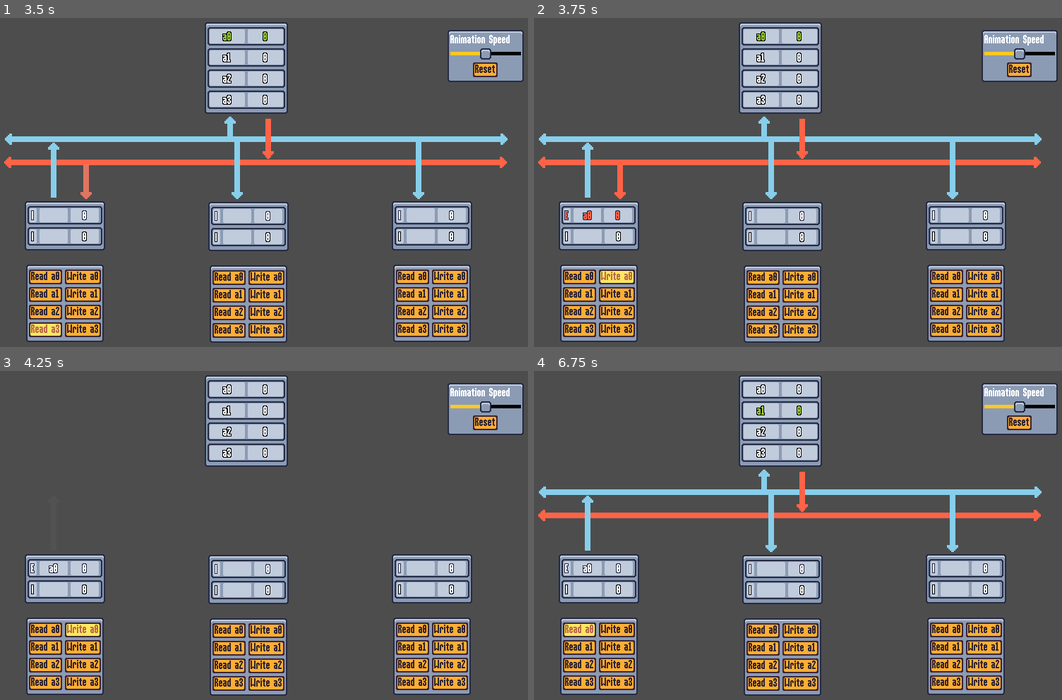
Above: before the commit, frames 1-4 (two rows, left to right).
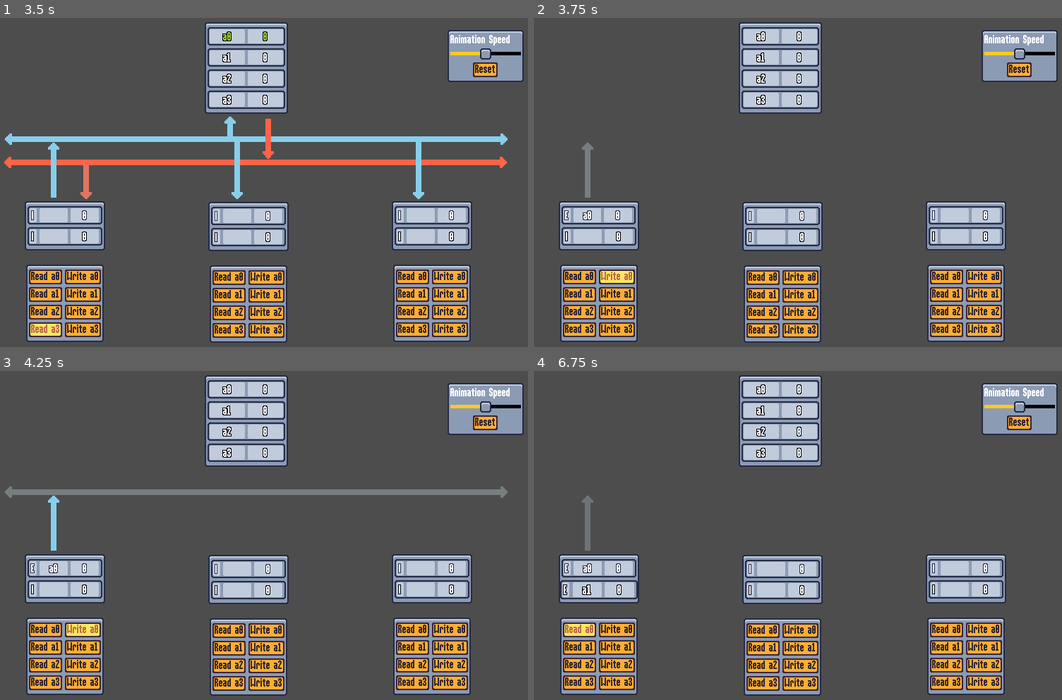
Above: after the commit, the same moments.

Repository: masoud-ata/MESImulator
Game: Godot game, scene res://scenes/program.tscn
The game is run twice, just before and just after one commit, with the same random seed, the same clock (stepped at 60 frames per second) and the same inputs.
Inputs:
- Up to frame 1 (3.5 s): click "Read a0" at 0.5 s; click "Read a1" at 1.25 s; click "Read a2" at 2 s; click "Read a3" at 2.75 s
- Up to frame 2 (3.75 s): click "Write a0" at 3.5 s
- Up to frame 3 (4.25 s): no input
- Up to frame 4 (6.75 s): click "Write a1" at 4.25 s; click "Write a2" at 5 s; click "Write a3" at 5.75 s; click "Read a0" at 6.5 s

Frame 1 is identical in both runs. In frame 2, 4.2% of the frame differs, in the area x 0-97%, y 4-62%; in frame 3, 1.8%; in frame 4, 4.3%, in the area x 0-97%, y 10-70%.

Commit message:
make in-cache writes and reads more responsive visually more refactorings

Diff:
--- a/globals/signals.gd
+++ b/globals/signals.gd
@@ -14,7 +14,6 @@
 signal write_transaction_performed_in_cache(cpu_id: int, set_no: int, tag: int, data: int)
 signal read_transaction_performed_in_cache(cpu_id: int, set_no: int, tag: int, state: String)
 
-signal snoop_transaction_started_on_bus(cpu_id: int, mem_address: int)
 signal read_transaction_started_on_bus(cpu_id: int, mem_address: int)
 signal read_transaction_started_from_ram(cpu_id: int, mem_address: int)
 signal read_transaction_started_from_other_cache(other_cpu_id: int, cpu_id: int, mem_address: int, data: int)
--- a/scenes/cpu_ui.gd
+++ b/scenes/cpu_ui.gd
@@ -141,5 +141,3 @@
 	tween.tween_property(cache_line[set_no], "scale", animation_scale_factor, DEFAULT_ANIMATION_TIME)
 	tween.tween_property(cache_line[set_no], "scale", Vector2.ONE, DEFAULT_ANIMATION_TIME)\
 	.set_ease(Tween.EASE_OUT).set_trans(Tween.TRANS_BACK)
-	await tween.finished
-	await get_tree().create_timer(animation_time).timeout
--- a/scenes/system.gd
+++ b/scenes/system.gd
@@ -36,7 +36,7 @@
 	if (block_is_in_cache and block_is_invalid) or not block_is_in_cache:
 		await _snoop_read(cpu_id, mem_address)
 	elif block_is_in_cache and not block_is_invalid:
-		await _read_from_cache(cpu_id, set_no, tag)
+		_read_in_cache(cpu_id, set_no, tag)
 	else:
 		assert(false, "Should not happen!")
 
@@ -46,20 +46,14 @@
 func _handle_write(cpu_id: int, mem_address: int) -> void:
 	var tag = mem_address >> 1
 	var set_no = mem_address % 2
-
-	if caches[cpu_id].tag[set_no] == tag and \
-		(caches[cpu_id].status[set_no] == MesiStates.M or \
-		caches[cpu_id].status[set_no] == MesiStates.E):
-		Signals.all_new_transaction_started.emit()
-		caches[cpu_id].data[set_no] += 1
-		caches[cpu_id].status[set_no] = MesiStates.M
-		caches[cpu_id].tag[set_no] = tag
-		Signals.cache_state_updated.emit(cpu_id, set_no, tag, state_names[MesiStates.M])
-		Signals.write_transaction_performed_in_cache.emit(cpu_id, set_no, tag, caches[cpu_id].data[set_no])
-		await Signals.transaction_finished
+	var block_is_in_cache = caches[cpu_id].tag[set_no] == tag
+	var block_is_exclusive = caches[cpu_id].status[set_no] == MesiStates.E
+	var block_is_modified = caches[cpu_id].status[set_no] == MesiStates.M
+
+	if block_is_in_cache and (block_is_exclusive or block_is_modified):
+		await _write_in_cache(cpu_id, set_no, tag)
 	else:
-		Signals.all_new_transaction_started.emit()
-		await snoop_write(cpu_id, mem_address)
+		await _snoop_write(cpu_id, mem_address)
 
 	Signals.cpu_read_or_write_handled.emit()
 
@@ -72,11 +66,19 @@
 	ram[writeback_address] = caches[cpu_id].data[set_no]
 
 
-func _read_from_cache(cpu_id: int, set_no: int, tag: int) -> void:
+func _write_in_cache(cpu_id: int, set_no: int, tag: int) -> void:
+	Signals.all_new_transaction_started.emit()
+	caches[cpu_id].data[set_no] += 1
+	caches[cpu_id].status[set_no] = MesiStates.M
+	caches[cpu_id].tag[set_no] = tag
+	Signals.cache_state_updated.emit(cpu_id, set_no, tag, state_names[MesiStates.M])
+	Signals.write_transaction_performed_in_cache.emit(cpu_id, set_no, tag, caches[cpu_id].data[set_no])
+
+
+func _read_in_cache(cpu_id: int, set_no: int, tag: int) -> void:
 	Signals.all_new_transaction_started.emit()
 	var state = state_names[caches[cpu_id].status[set_no]]
 	Signals.read_transaction_performed_in_cache.emit(cpu_id, set_no, tag, state)
-	await Signals.transaction_finished
 
 
 func _read_from_ram(cpu_id: int, mem_address: int, state: MesiStates) -> void:
@@ -91,10 +93,8 @@
 	caches[cpu_id].tag[set_no] = tag
 	Signals.cache_state_updated.emit(cpu_id, set_no, tag, state_names[state])
 	Signals.write_transaction_performed_in_cache.emit(cpu_id, set_no, tag, ram_data)
-	await Signals.transaction_finished
 	if state != MesiStates.M:
 		Signals.read_transaction_performed_in_cache.emit(cpu_id, set_no, tag, state_names[state])
-		await Signals.transaction_finished
 
 
 func _snoop_read(cpu_id: int, mem_address: int) -> void:
@@ -125,7 +125,6 @@
 			caches[other_cache_id].status[set_no] = MesiStates.S
 			Signals.cache_state_updated.emit(other_cache_id, set_no, tag, state_names[MesiStates.S])
 			Signals.read_transaction_performed_in_cache.emit(other_cache_id, set_no, tag, state_names[MesiStates.S])
-			await Signals.transaction_finished
 			var other_cache_data = caches[other_cache_id].data[set_no]
 			Signals.read_transaction_started_from_other_cache.emit(other_cache_id, cpu_id, mem_address, other_cache_data)
 			await Signals.transaction_finished
@@ -135,9 +134,7 @@
 			ram[mem_address] = other_cache_data
 			Signals.cache_state_updated.emit(cpu_id, set_no, tag, state_names[MesiStates.S])
 			Signals.write_transaction_performed_in_cache.emit(cpu_id, set_no, tag, other_cache_data)
-			await Signals.transaction_finished
 			Signals.read_transaction_performed_in_cache.emit(cpu_id, set_no, tag, state_names[MesiStates.S])
-			await Signals.transaction_finished
 			handled = true
 			break
 
@@ -149,13 +146,15 @@
 		await _read_from_ram(cpu_id, mem_address, state)
 
 
-func snoop_write(cpu_id: int, mem_address: int) -> void:
+func _snoop_write(cpu_id: int, mem_address: int) -> void:
 	var tag = mem_address >> 1
 	var set_no = mem_address % 2
 
 	var block_is_in_cache = caches[cpu_id].tag[set_no] == tag
 	var block_is_exclusive_or_modified = caches[cpu_id].status[set_no] == MesiStates.E or \
 		caches[cpu_id].status[set_no] == MesiStates.M
+
+	Signals.all_new_transaction_started.emit()
 
 	if block_is_in_cache and block_is_exclusive_or_modified:
 		caches[cpu_id].tag[set_no] = tag
@@ -163,7 +162,6 @@
 		caches[cpu_id].status[set_no] = MesiStates.M
 		Signals.cache_state_updated.emit(cpu_id, set_no, tag, state_names[MesiStates.M])
 		Signals.write_transaction_performed_in_cache.emit(cpu_id, set_no, tag, caches[cpu_id].data[set_no])
-		await Signals.transaction_finished
 
 	elif block_is_in_cache and caches[cpu_id].status[set_no] == MesiStates.S:
 		var caches_to_be_invalidated = []
@@ -185,7 +183,6 @@
 		caches[cpu_id].status[set_no] = MesiStates.M
 		Signals.cache_state_updated.emit(cpu_id, set_no, tag, state_names[MesiStates.M])
 		Signals.write_transaction_performed_in_cache.emit(cpu_id, set_no, tag, caches[cpu_id].data[set_no])
-		await Signals.transaction_finished
 	elif block_is_in_cache and caches[cpu_id].status[set_no] == MesiStates.I or not block_is_in_cache:
 		var writeback_in_this_cache_needed = caches[cpu_id].status[set_no] == MesiStates.M
 		var caches_to_be_invalidated = []
@@ -215,7 +212,6 @@
 			caches[writeback_id].status[set_no] = MesiStates.S
 			Signals.cache_state_updated.emit(writeback_id, set_no, tag, state_names[MesiStates.S])
 			Signals.read_transaction_performed_in_cache.emit(writeback_id, set_no, tag, state_names[MesiStates.S])
-			await Signals.transaction_finished
 			var other_cache_data = caches[writeback_id].data[set_no]
 			Signals.read_transaction_started_from_other_cache.emit(writeback_id, cpu_id, mem_address, other_cache_data)
 			await Signals.transaction_finished
@@ -225,14 +221,12 @@
 			ram[mem_address] = other_cache_data
 			Signals.cache_state_updated.emit(cpu_id, set_no, tag, state_names[MesiStates.S])
 			Signals.write_transaction_performed_in_cache.emit(cpu_id, set_no, tag, other_cache_data)
-			await Signals.transaction_finished
 			caches[writeback_id].status[set_no] = MesiStates.I
 			Signals.cache_state_updated.emit(writeback_id, set_no, tag, state_names[MesiStates.I])
 			caches[cpu_id].data[set_no] += 1
 			caches[cpu_id].status[set_no] = MesiStates.M
 			Signals.cache_state_updated.emit(cpu_id, set_no, tag, state_names[MesiStates.M])
 			Signals.write_transaction_performed_in_cache.emit(cpu_id, set_no, tag, caches[cpu_id].data[set_no])
-			await Signals.transaction_finished
 		else:
 			Signals.read_transaction_started_on_bus.emit(cpu_id, mem_address)
 			await Signals.transaction_finished
@@ -245,4 +239,3 @@
 			caches[cpu_id].status[set_no] = MesiStates.M
 			Signals.cache_state_updated.emit(cpu_id, set_no, tag, state_names[MesiStates.M])
 			Signals.write_transaction_performed_in_cache.emit(cpu_id, set_no, tag, caches[cpu_id].data[set_no])
-			await Signals.transaction_finished
--- a/scenes/system_ui.gd
+++ b/scenes/system_ui.gd
@@ -51,7 +51,6 @@
 	Signals.write_transaction_performed_in_cache.connect(_write_transaction_performed_in_cache)
 	Signals.read_transaction_performed_in_cache.connect(_read_transaction_performed_in_cache)
 	Signals.read_transaction_started_on_bus.connect(_read_transaction_started_on_bus)
-	Signals.snoop_transaction_started_on_bus.connect(_snoop_transaction_started_on_bus)
 	Signals.read_transaction_started_from_ram.connect(_read_transaction_started_from_ram)
 	Signals.read_transaction_started_from_other_cache.connect(_read_transaction_started_from_other_cache)
 	Signals.write_transaction_started_to_ram.connect(_write_transaction_started_to_ram)
@@ -92,8 +91,7 @@
 	cpus[cpu_id].cache_tag[set_no].set("theme_override_colors/font_color", Color.TOMATO)
 	cpus[cpu_id].cache_state[set_no].set("theme_override_colors/font_color", Color.TOMATO)
 	cpus[cpu_id].update_cache_content(set_no, tag, data)
-	await cpus[cpu_id].animate_cache_content(set_no)
-	Signals.transaction_finished.emit()
+	cpus[cpu_id].animate_cache_content(set_no)
 
 
 func _read_transaction_performed_in_cache(cpu_id: int, set_no: int, tag: int, state: String) -> void:
@@ -101,8 +99,7 @@
 	cpus[cpu_id].cache_tag[set_no].set("theme_override_colors/font_color", Color.YELLOW_GREEN)
 	cpus[cpu_id].cache_state[set_no].set("theme_override_colors/font_color", Color.YELLOW_GREEN)
 	cpus[cpu_id].update_cache_state(set_no, tag, state)
-	await cpus[cpu_id].animate_cache_content(set_no)
-	Signals.transaction_finished.emit()
+	cpus[cpu_id].animate_cache_content(set_no)
 
 
 func _read_transaction_started_on_bus(cpu_id: int, _mem_address: int) -> void:
@@ -110,19 +107,6 @@
 	tween.tween_property(cache_address_out_buses[cpu_id], "self_modulate", Color.SKY_BLUE, animation_time)
 	tween.tween_property(address_bus, "self_modulate", Color.SKY_BLUE, animation_time)
 	tween.tween_property(ram_address_in_bus, "self_modulate", Color.SKY_BLUE, animation_time)
-	var other_address_in_buses = cache_address_in_buses.duplicate()
-	other_address_in_buses.remove_at(cpu_id)
-	for b in other_address_in_buses:
-		tween.parallel().tween_property(b, "self_modulate", Color.SKY_BLUE, animation_time)
-	await tween.finished
-	Signals.transaction_finished.emit()
-
-
-func _snoop_transaction_started_on_bus(cpu_id: int, _mem_address: int) -> void:
-	var tween = create_tween()
-	tween.tween_property(cache_address_out_buses[cpu_id], "self_modulate", Color.SKY_BLUE, animation_time)
-	tween.tween_property(address_bus, "self_modulate", Color.SKY_BLUE, animation_time)
-	#tween.tween_property(ram_address_in_bus, "self_modulate", Color.SKY_BLUE, animation_time)
 	var other_address_in_buses = cache_address_in_buses.duplicate()
 	other_address_in_buses.remove_at(cpu_id)
 	for b in other_address_in_buses:
